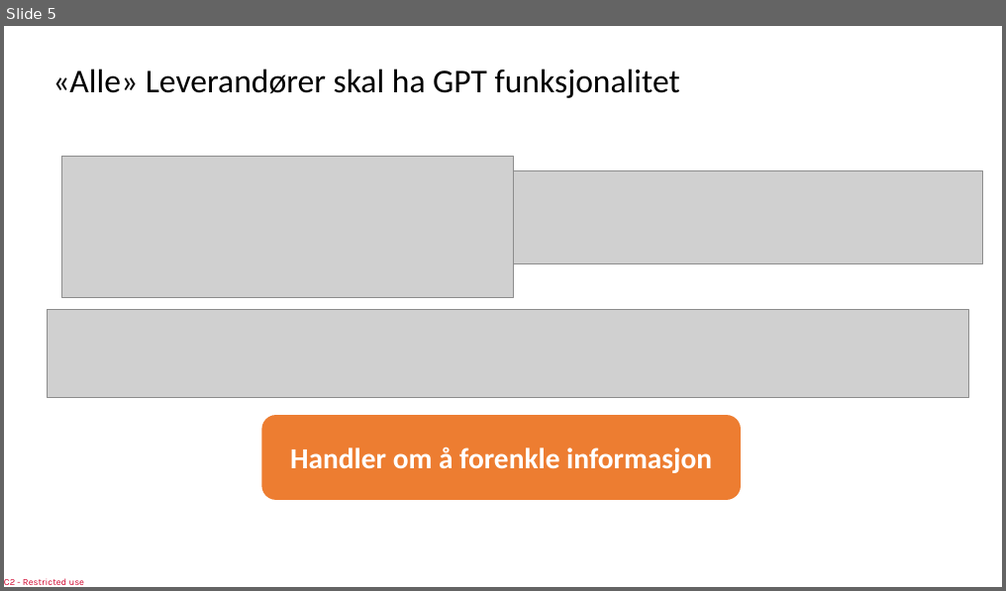
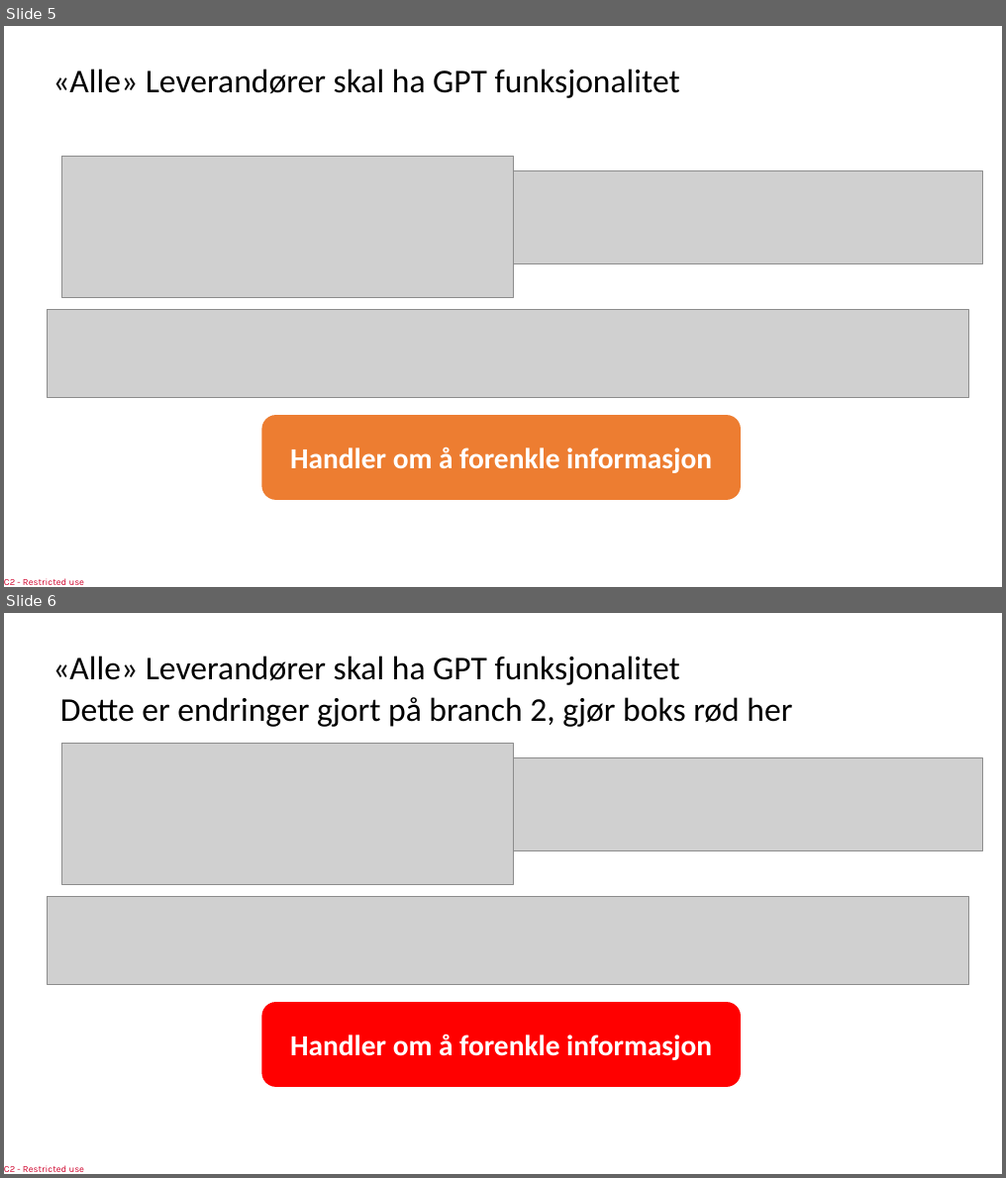
Before and after one commit to LoneBekkeheien/Product-catalogue-test, a slide deck: Test1.pptx. Shown one above the other, each under a label of ours: slide 5 before the commit, slides 5 and 6 after it. The pictures are 1006x591 and 1006x1178 pixels, drawn with LibreOffice and Linux fonts; fonts in the diff are those of the drawing; grey boxes stand for pictures. Boxes give left, top, right and bottom in pixels: in the first picture for what was removed or moved away, otherwise in the second. Text is boxed around its words. In the diff, an @@ line names an element or a change of style, - is before the commit and + after.

Commit message:
gjorde branch 2 endringene med red boks osv

```diff
--- a/Test1.pptx
+++ b/Test1.pptx
@@ slide 6 added at box(4, 613, 1002, 1174), background #FFFFFF; not listed: 1 template element that a slide beside it also shows @@
@@ title added at box(53, 656, 680, 685), 32 pt, text #000000 @@
+«Alle» Leverandører skal ha GPT funksjonalitet
@@ text added at box(60, 697, 792, 727), 32 pt, text #000000 @@
+Dette er endringer gjort på branch 2, gjør boks rød her
@@ picture added at box(61, 743, 513, 884) @@
@@ picture added at box(514, 759, 983, 851) @@
@@ picture added at box(48, 897, 968, 985) @@
@@ rounded rectangle added at box(261, 1002, 741, 1087), fill #FF0000, 28 pt, text #FFFFFF, bold @@
+Handler om å forenkle informasjon
```
